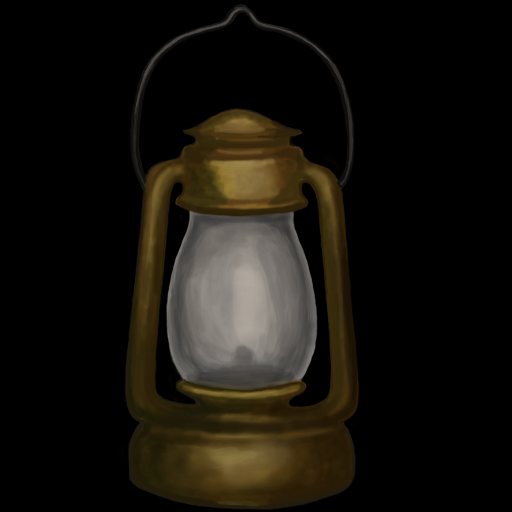
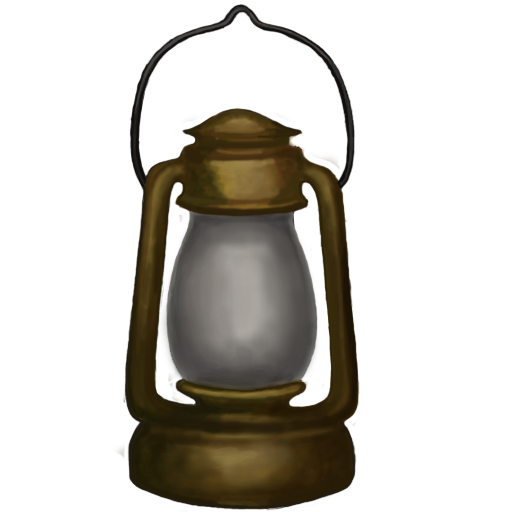
Before/after of a 512×512 layered artwork. What changed in the layer stack:
painted on "Layer 2" over [158, 206, 321, 387]
hid "Layer 1" over [0, 0, 512, 512]
